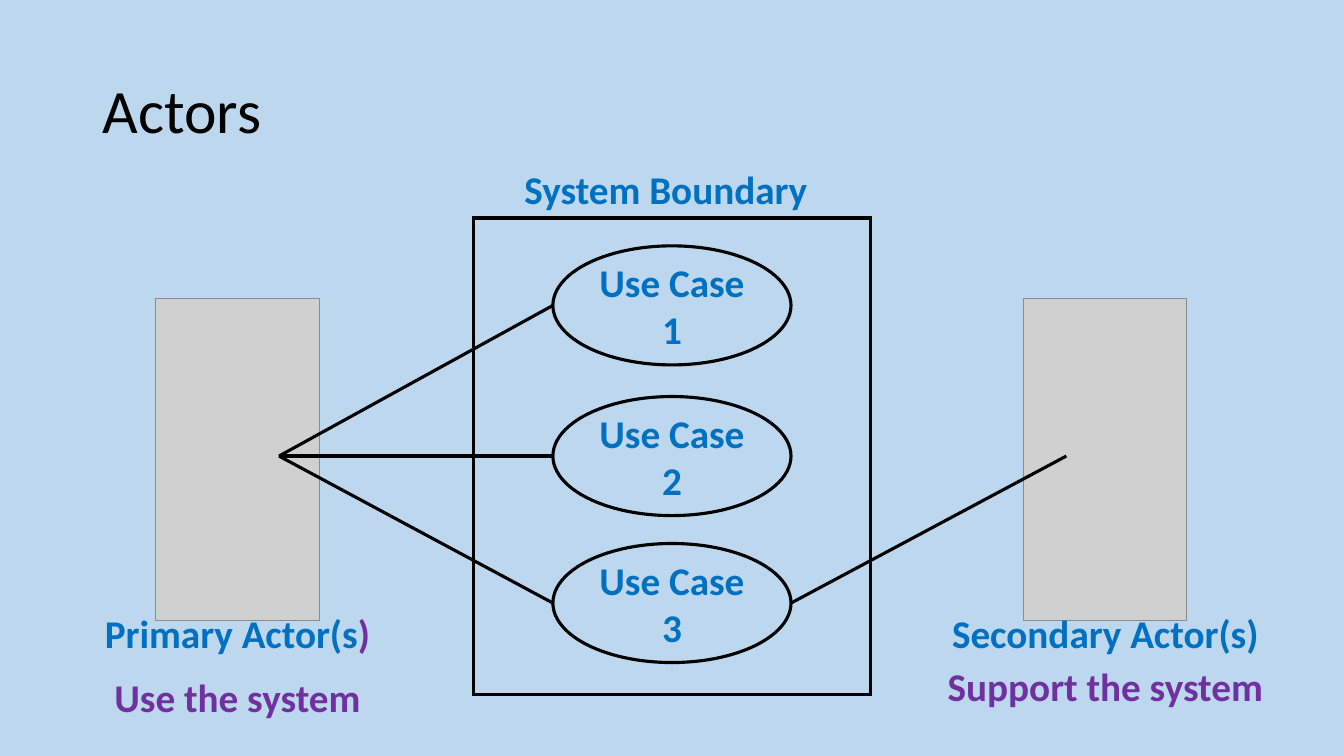
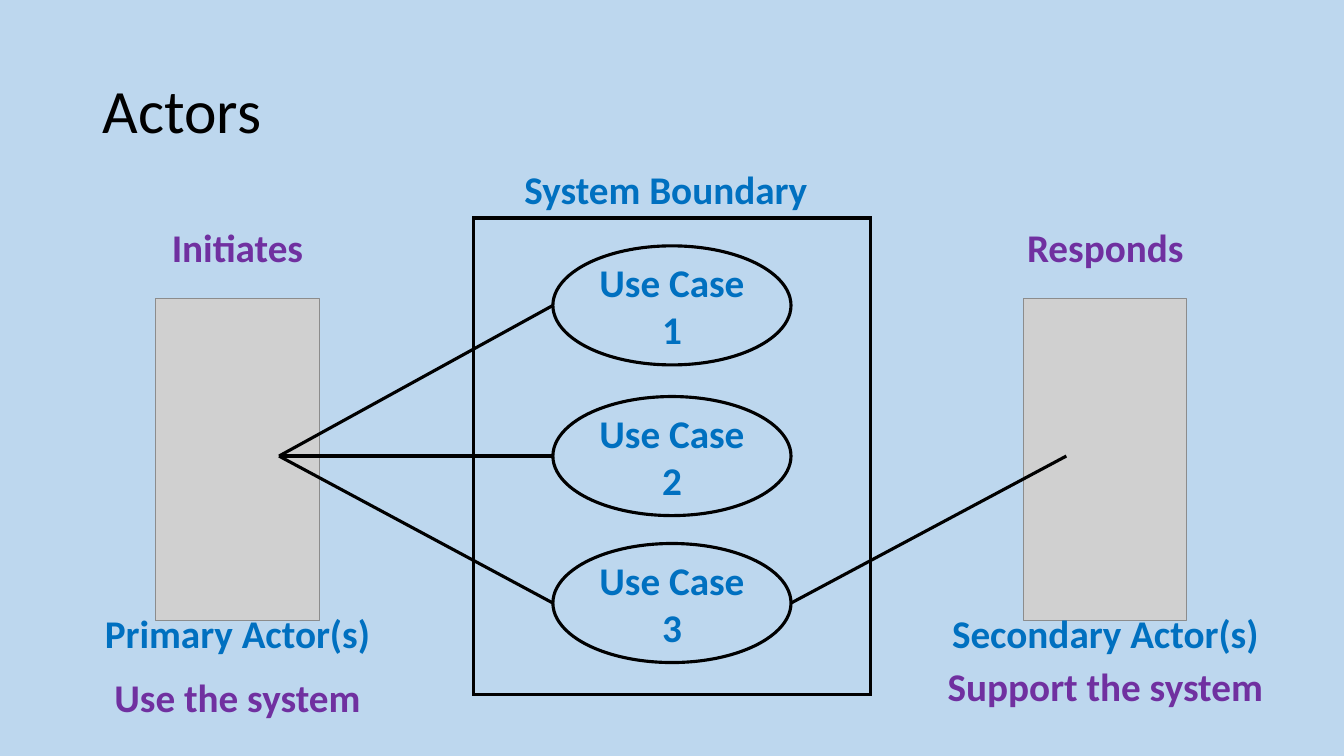
Before and after one commit to MrFriendCS/MrFriendCS.github.io, a slide deck: slide 10 of ah-cs/sdd/AH CS SDD Slides.pptx. Drawn at 1344x756 pixels with LibreOffice and Linux fonts; fonts in the diff are those of the drawing; grey boxes stand for pictures. Boxes give left, top, right and bottom in pixels: in the first picture for what was removed or moved away, otherwise in the second. Text is boxed around its words. In the diff, an @@ line names an element or a change of style, - is before the commit and + after.

```diff
--- a/ah-cs/sdd/AH CS SDD Slides.pptx
+++ b/ah-cs/sdd/AH CS SDD Slides.pptx
@@ text added at [172,234,303,263], 28 pt, text #7030A0, bold @@
+Initiates
@@ text added at [1027,234,1183,268], 28 pt, text #7030A0, bold @@
+Responds
@@ text "Primary Actor(s)" at [105,615,370,654]: text colour #7030A0 to #0070C0 in "Actor(s)" @@
```
Also in this commit, not shown: 7 other slides changed, 2 slides added, 6 slides removed, 14 other files.
